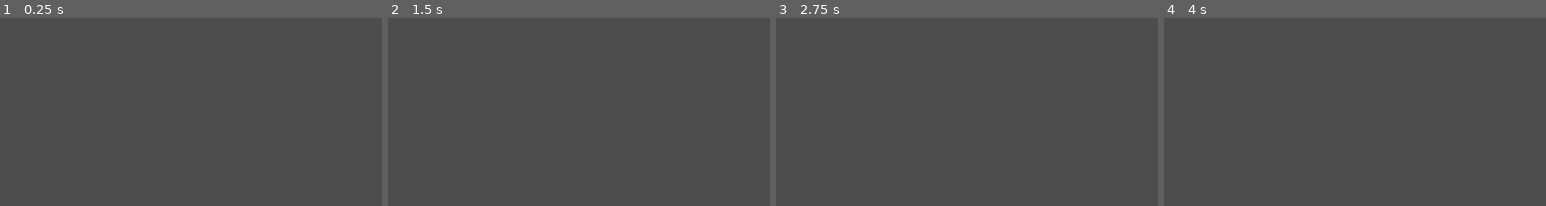
Above: before the commit, frames 1-4 (left to right).
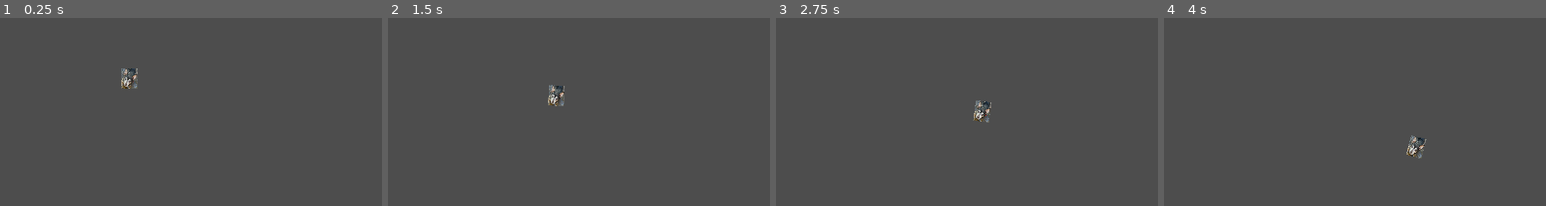
Above: after the commit, the same moments.

Repository: travisbstop/HammerGamePrototype
Game: Godot game, scene res://game.tscn
Same seed, same stepped clock (60 frames per second), same inputs: the game is played once before the commit and once after it.
Inputs (mouse positions are % of the whole screen's width and height, from its top left):
- Up to frame 1 (0.25 s): no input
- Up to frame 2 (1.5 s): tap Enter at 0.5 s; move the mouse to (72, 52) at 0.52 s; press the mouse at (72, 52) at 0.53 s; right-click (72, 52) at 0.8 s; move the mouse to (29, 63) at 1.27 s; release the mouse at (29, 63) at 1.28 s; right-click (29, 63) at 1.35 s
- Up to frame 3 (2.75 s): click (29, 63) at 1.55 s; move the mouse to (59, 32) at 2.02 s; press the mouse at (59, 32) at 2.03 s; right-click (59, 32) at 2.3 s
- Up to frame 4 (4 s): move the mouse to (44, 81) at 2.77 s; release the mouse at (44, 81) at 2.78 s; right-click (44, 81) at 2.85 s; click (44, 81) at 3.05 s; tap Space at 3.5 s; move the mouse to (80, 75) at 3.52 s; press the mouse at (80, 75) at 3.53 s; right-click (80, 75) at 3.8 s
The pictures show only the part of the screen within x 6-56%, y 22-72%; the shares and areas given below are measured in that part.

The runs differ from the first frame. In frame 1, 0.3% of the frame differs, in the area x 31-37%, y 26-38%; in frame 2, 0.3%, in the area x 41-47%, y 35-47%; in frame 3, 0.3%; in frame 4, 0.3%.

Commit message:
its been a while lol. looks like I last implemented the state machines for the player and the hammer

Diff:
--- a/game.tscn
+++ b/game.tscn
@@ -2,7 +2,7 @@
 
 [ext_resource type="Script" path="res://game.gd" id="1_jitfg"]
 [ext_resource type="PackedScene" uid="uid://bbuc6y50sc3g4" path="res://ground.tscn" id="3_ugxh8"]
-[ext_resource type="PackedScene" uid="uid://cp0vl5apy6be7" path="res://player.tscn" id="4_bhune"]
+[ext_resource type="PackedScene" uid="uid://dc2gvp4qew83j" path="res://player/player.tscn" id="4_yy66r"]
 [ext_resource type="PackedScene" uid="uid://ddfi4k5ltfjpy" path="res://hammer/hammer.tscn" id="5_0vqd2"]
 
 [sub_resource type="CircleShape2D" id="CircleShape2D_g3k4y"]
@@ -25,9 +25,6 @@
 rotation = 1.60828
 scale = Vector2(20, 20)
 
-[node name="Player" parent="." instance=ExtResource("4_bhune")]
-script = null
-
 [node name="Hammer" parent="." node_paths=PackedStringArray("cursor_animatable_body_2d", "cursor_pinjoint_2d") instance=ExtResource("5_0vqd2")]
 position = Vector2(786, 265)
 mass = 2.0
@@ -45,3 +42,6 @@
 [node name="CursorPinjoint2D" type="PinJoint2D" parent="CursorAnimatableBody2D"]
 node_a = NodePath("..")
 softness = 16.0
+
+[node name="Player" parent="." instance=ExtResource("4_yy66r")]
+position = Vector2(452, 354)
--- /dev/null
+++ b/player/player.gd
@@ -0,0 +1,17 @@
+class_name TelekeneticCharacter
+extends RigidBody2D
+
+@onready
+var state_machine = $TelekeneticCharacterStateMachine
+
+func _ready() -> void:
+	state_machine.init(self)
+
+func _unhandled_input(event: InputEvent) -> void:
+	state_machine.process_input(event)
+
+func _physics_process(delta: float) -> void:
+	state_machine.process_physics(delta)
+
+func _process(delta: float) -> void:
+	state_machine.process_frame(delta)
--- /dev/null
+++ b/player/player.tscn
@@ -0,0 +1,36 @@
+[gd_scene load_steps=8 format=3 uid="uid://dc2gvp4qew83j"]
+
+[ext_resource type="Script" path="res://player/player.gd" id="1_ul6xn"]
+[ext_resource type="Texture2D" uid="uid://t6uuou2tjql" path="res://Doodle.png" id="2_yoj7d"]
+[ext_resource type="PackedScene" uid="uid://b407vxnx6yrcb" path="res://telekenetic_character_state_machine/telekenetic_character_state_machine.tscn" id="3_o0n0c"]
+[ext_resource type="Script" path="res://telekenetic_character_state_machine/telekenetic_character_state_machine.gd" id="4_dkcfw"]
+[ext_resource type="Script" path="res://player/player_states/idle.gd" id="4_v17us"]
+[ext_resource type="Script" path="res://player/player_states/pulling.gd" id="5_tghsy"]
+
+[sub_resource type="RectangleShape2D" id="RectangleShape2D_thlwo"]
+size = Vector2(38, 50)
+
+[node name="Player" type="RigidBody2D"]
+gravity_scale = 0.0
+script = ExtResource("1_ul6xn")
+
+[node name="CollisionShape2D" type="CollisionShape2D" parent="."]
+position = Vector2(1, 0)
+shape = SubResource("RectangleShape2D_thlwo")
+
+[node name="Sprite2D" type="Sprite2D" parent="."]
+position = Vector2(1, 0)
+scale = Vector2(0.274648, 0.325806)
+texture = ExtResource("2_yoj7d")
+
+[node name="TelekeneticCharacterStateMachine" parent="." node_paths=PackedStringArray("starting_state") instance=ExtResource("3_o0n0c")]
+script = ExtResource("4_dkcfw")
+starting_state = NodePath("Idle")
+
+[node name="Idle" type="Node" parent="TelekeneticCharacterStateMachine" node_paths=PackedStringArray("pulling_state")]
+script = ExtResource("4_v17us")
+pulling_state = NodePath("../Pulling")
+
+[node name="Pulling" type="Node" parent="TelekeneticCharacterStateMachine" node_paths=PackedStringArray("idle_state")]
+script = ExtResource("5_tghsy")
+idle_state = NodePath("../Idle")
--- /dev/null
+++ b/player/player_states/idle.gd
@@ -0,0 +1,39 @@
+extends TelekeneticCharacterState
+
+
+@export
+var pulling_state: TelekeneticCharacterState
+
+var last_velocity: Vector2
+
+var hover_direction = 0
+var hover_time = 0
+
+func enter() -> void:
+	parent.constant_force = Vector2.ZERO
+
+func exit() -> void:
+	parent.linear_damp = 0.1
+
+func process_physics(delta) -> TelekeneticCharacterState:
+	if Input.is_action_pressed('right_click'):
+		return pulling_state
+
+	hover_time += delta
+	if hover_time <= 2:
+		hover_direction = 0
+	elif hover_time > 2:
+		hover_direction = 1
+		if hover_time >= 4:
+			hover_time = 0
+
+
+	if hover_direction == 0:
+		parent.add_constant_force(Vector2.UP * delta * 25)
+	else:
+		parent.add_constant_force(Vector2.DOWN * delta * 25)
+
+	parent.linear_damp = 5
+
+
+	return null
--- /dev/null
+++ b/player/player_states/pulling.gd
@@ -0,0 +1,19 @@
+extends TelekeneticCharacterState
+
+@export
+var idle_state: TelekeneticCharacterState
+
+var mouse_position: Vector2
+
+func process_physics(delta):
+	if Input.is_action_pressed('right_click'):
+		mouse_position = get_viewport().get_mouse_position()
+		var direction = parent.position.direction_to(mouse_position)
+		var distance = parent.position.distance_to(mouse_position)
+		parent.constant_force = direction * 1000000/2 * delta
+
+		if distance < 100:
+			return idle_state
+		return null
+
+	return idle_state
--- a/project.godot
+++ b/project.godot
@@ -27,3 +27,8 @@
 "events": [Object(InputEventMouseButton,"resource_local_to_scene":false,"resource_name":"","device":-1,"window_id":0,"a …(253 unchanged characters)…
 ]
 }
+right_click={
+"deadzone": 0.5,
+"events": [Object(InputEventMouseButton,"resource_local_to_scene":false,"resource_name":"","device":-1,"window_id":0,"alt_pressed":false,"shift_pressed":false,"ctrl_pressed":false,"meta_pressed":false,"button_mask":0,"position":Vector2(0, 0),"global_position":Vector2(0, 0),"factor":1.0,"button_index":2,"canceled":false,"pressed":false,"double_click":false,"script":null)
+]
+}
--- /dev/null
+++ b/telekenetic_character_state_machine/telekenetic_character_state.gd
@@ -0,0 +1,19 @@
+class_name TelekeneticCharacterState
+extends Node
+
+var parent: TelekeneticCharacter
+
+func enter() -> void:
+	pass
+
+func exit() -> void:
+	pass
+
+func process_input(event: InputEvent) -> TelekeneticCharacterState:
+	return null
+
+func process_frame(delta: float) -> TelekeneticCharacterState:
+	return null
+
+func process_physics(delta: float) -> TelekeneticCharacterState:
+	return null
--- /dev/null
+++ b/telekenetic_character_state_machine/telekenetic_character_state_machine.gd
@@ -0,0 +1,34 @@
+extends Node
+
+@export
+var starting_state: TelekeneticCharacterState
+
+var current_state: TelekeneticCharacterState
+
+func init(parent: TelekeneticCharacter) -> void:
+	for child in get_children():
+		child.parent = parent
+	change_state(starting_state)
+
+
+func change_state(new_state: TelekeneticCharacterState) -> void:
+	if current_state:
+		current_state.exit()
+
+	current_state = new_state
+	current_state.enter()
+
+func process_physics(delta: float) -> void:
+	var new_state = current_state.process_physics(delta)
+	if new_state:
+		change_state(new_state)
+
+func process_input(event: InputEvent) -> void:
+	var new_state = current_state.process_input(event)
+	if new_state:
+		change_state(new_state)
+
+func process_frame(delta: float) -> void:
+	var new_state = current_state.process_frame(delta)
+	if new_state:
+		change_state(new_state)
--- /dev/null
+++ b/telekenetic_character_state_machine/telekenetic_character_state_machine.tscn
@@ -0,0 +1,3 @@
+[gd_scene format=3 uid="uid://b407vxnx6yrcb"]
+
+[node name="TelekeneticCharacterStateMachine" type="Node"]
Not shown: 1 places in player.tscn that only renumber resources
